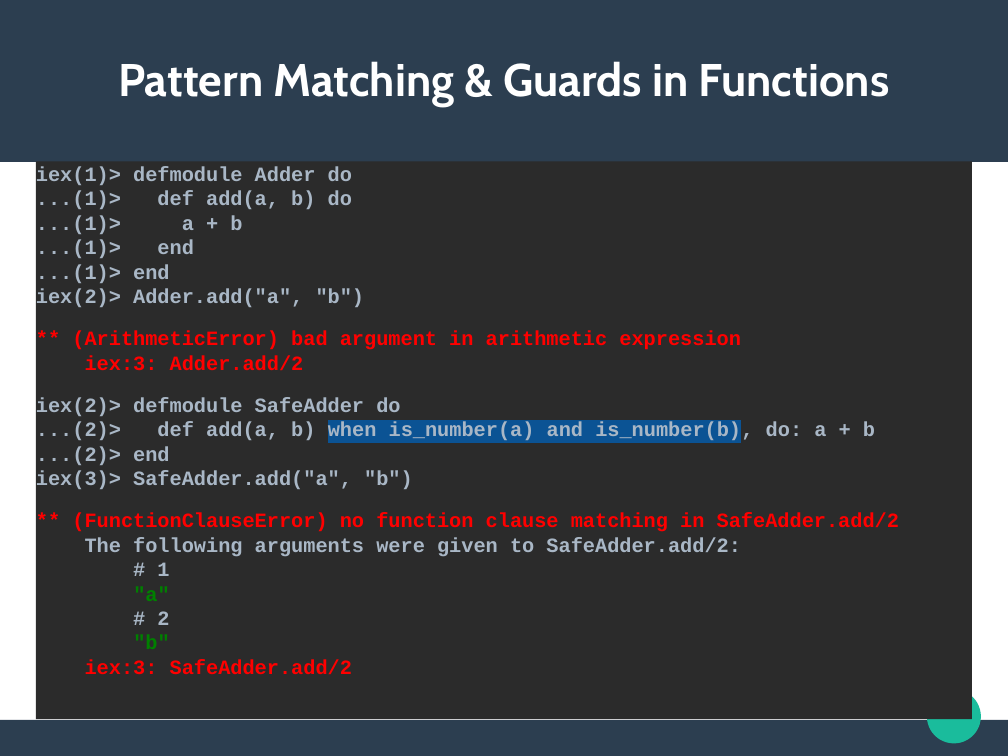
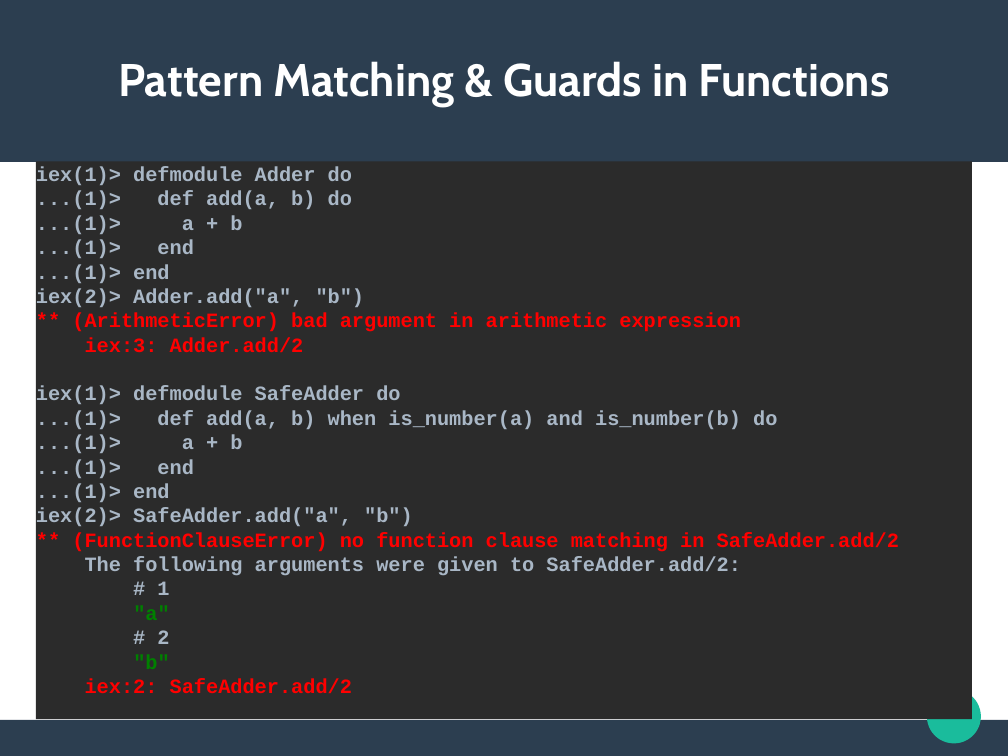
Before and after one commit to cedmans/elixir-intro-benkyokai, a slide deck: slide 19 of Elixir Presentation.pptx (slide 18 before the commit). Drawn at 1008x756 pixels with LibreOffice and Linux fonts; fonts in the diff are those of the drawing. Boxes give left, top, right and bottom in pixels: in the first picture for what was removed or moved away, otherwise in the second. Text is boxed around its words. In the diff, an @@ line names an element or a change of style, - is before the commit and + after.

```diff
--- a/Elixir Presentation.pptx
+++ b/Elixir Presentation.pptx
@@ text in rectangle at <box>72,313,741,353</box>: less space between paragraphs @@
@@ text in rectangle at <box>36,386,899,694</box>: text changed @@
-iex(2)> defmodule SafeAdder do
-...(2)> def add(a, b) when is_number(a) and is_number(b), do: a + b
-...(2)> end
-iex(3)> SafeAdder.add("a", "b")
-** (FunctionClauseError) no function clause matching in SafeAdder.add/2
-The following arguments were given to SafeAdder.add/2:
-# 1
-"a"
-# 2
-"b"
-iex:3: SafeAdder.add/2
+iex(1)> defmodule SafeAdder do
+...(1)> def add(a, b) when is_number(a) and is_number(b) do
+...(1)> a + b
+...(1)> end
+...(1)> end
+iex(2)> SafeAdder.add("a", "b")
+** (FunctionClauseError) no function clause matching in SafeAdder.add/2
+The following arguments were given to SafeAdder.add/2:
+# 1
+"a"
+# 2
+"b"
+iex:2: SafeAdder.add/2
```
Also in this commit, not shown: 4 other slides changed, 3 slides added, 2 slides removed.
